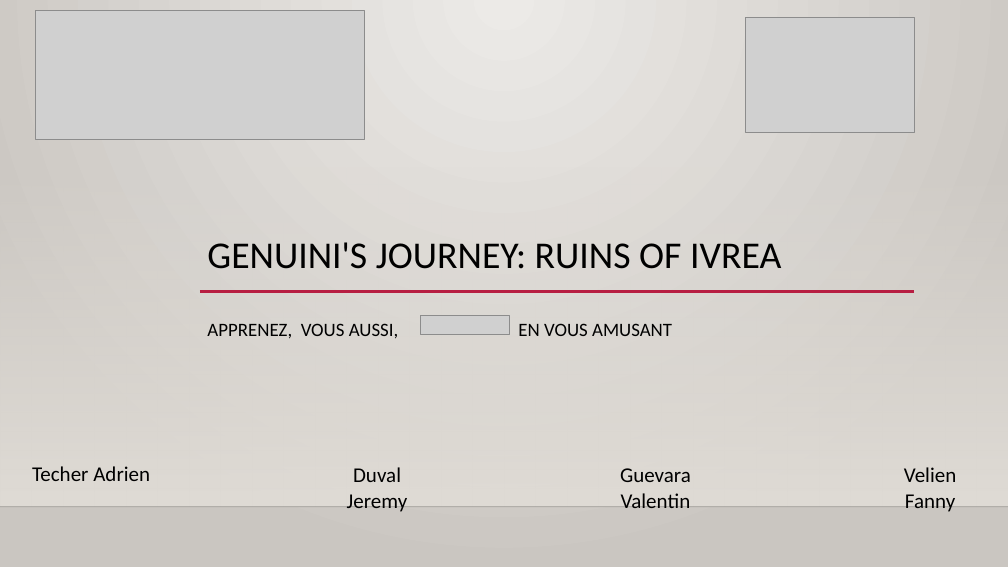
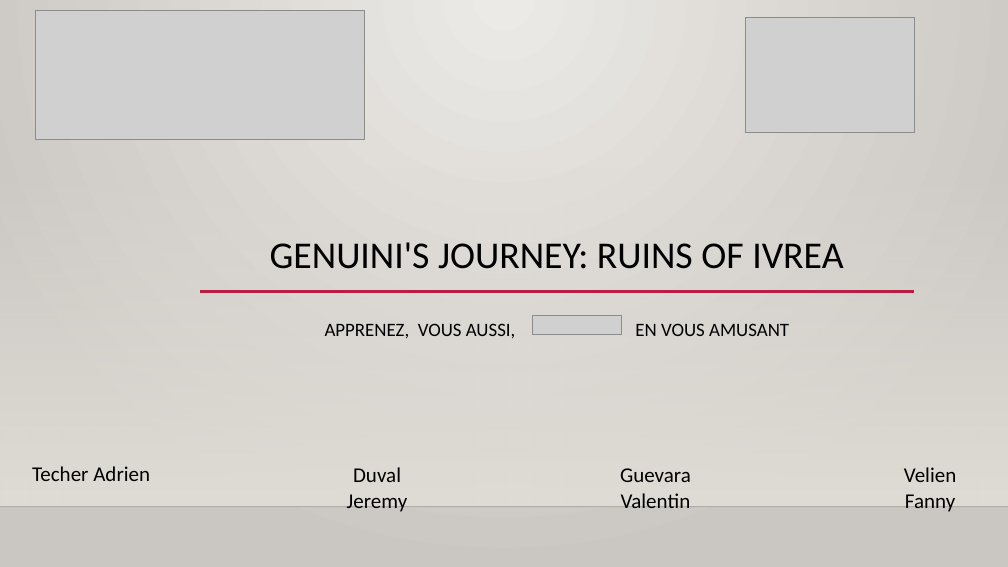
Before and after one commit to Jeremy-Duval/Genuini_s_Journey_Ruins_Of_Ivrea, a slide deck: slide 1 of Documents/diaporama/présentation.pptx. Drawn at 1008x567 pixels with LibreOffice and Linux fonts; fonts in the diff are those of the drawing; grey boxes stand for pictures; background and template pictures are left out. Boxes give left, top, right and bottom in pixels: in the first picture for what was removed or moved away, otherwise in the second. Text is boxed around its words. In the diff, an @@ line names an element or a change of style, - is before the commit and + after.

```diff
--- a/Documents/diaporama/présentation.pptx
+++ b/Documents/diaporama/présentation.pptx
@@ title "GENUINI'S JOURNEY: RUINS OF IVREA" at [270, 242, 843, 269]: alignment left to centre @@
@@ subtitle "APPRENEZ, VOUS AUSSI, EN VOUS ..." at [325, 323, 789, 338]: alignment left to centre @@
@@ picture: place and size @@
-picture at [420, 315, 510, 334]
+picture at [532, 315, 622, 334]
```
Also in this commit, not shown: 1 other slide changed, 8 slides added, 1 slide removed, 4 other files.
